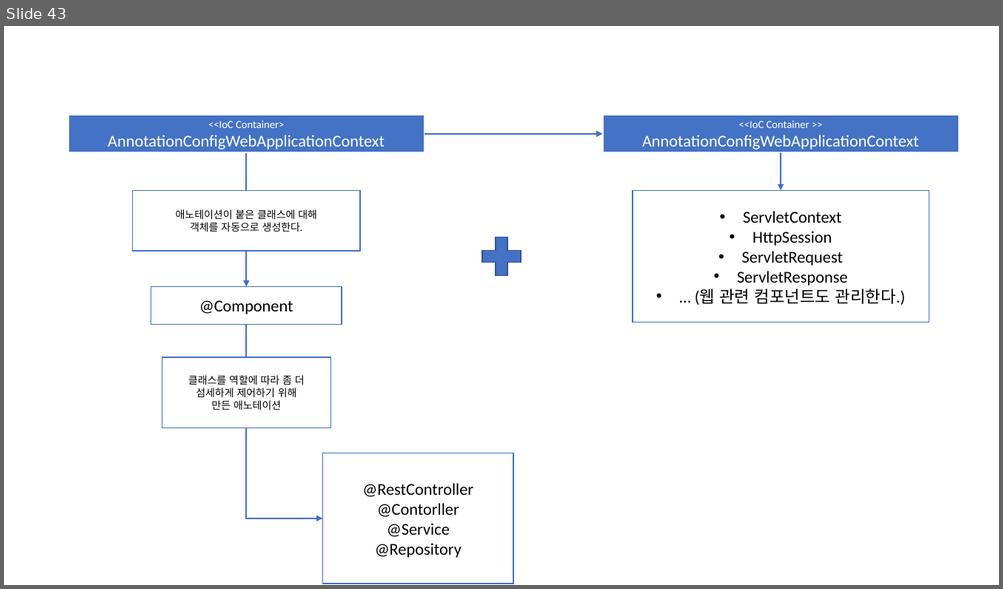
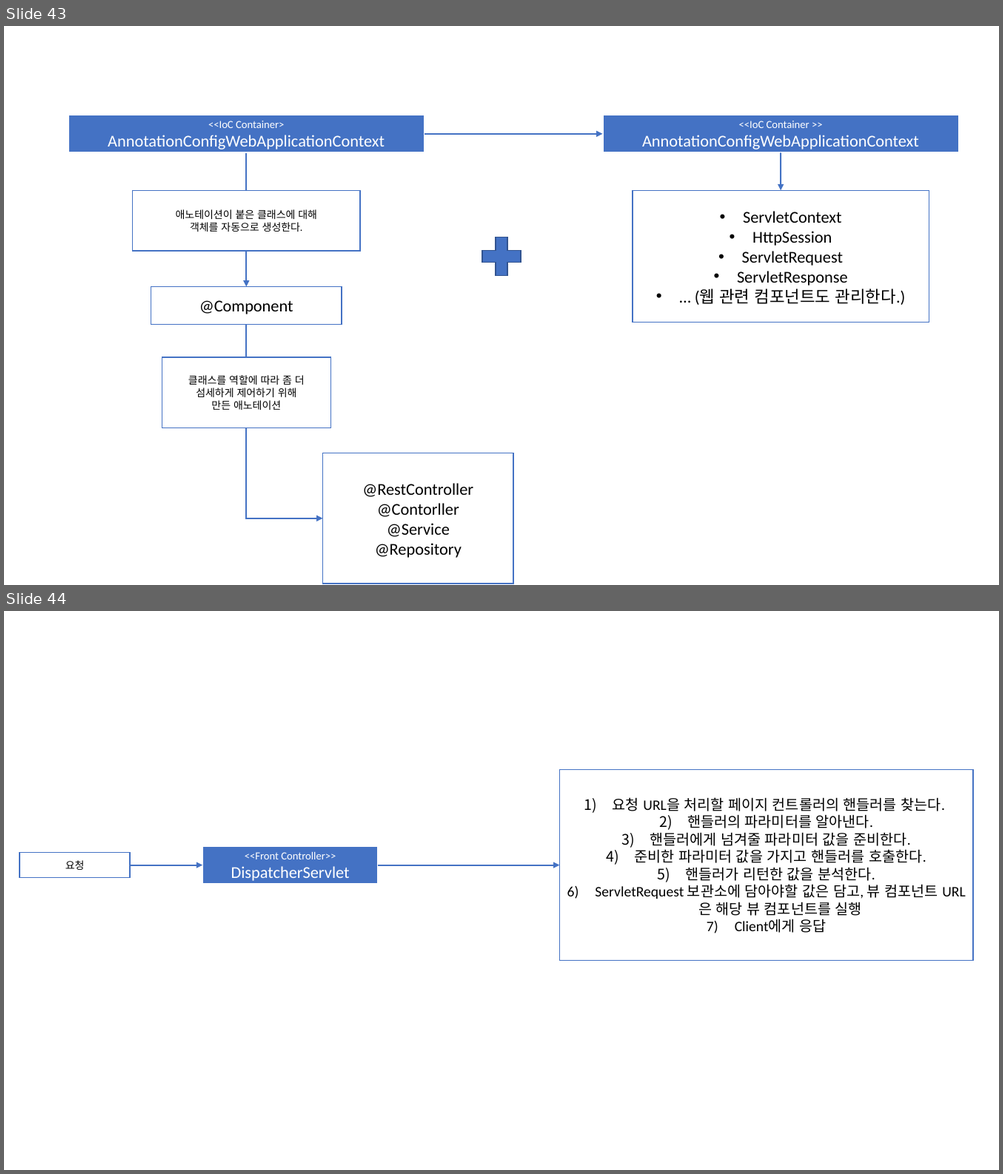
Before and after one commit to Dingadung/2022-study-workspace, a slide deck: study-note/자바/2022-10-11 내용정리.pptx. Shown one above the other, each under a label of ours: slide 43 before the commit, slides 43 and 44 after it. The pictures are 1003x589 and 1003x1174 pixels, drawn with LibreOffice and Linux fonts; fonts in the diff are those of the drawing. Boxes give left, top, right and bottom in pixels: in the first picture for what was removed or moved away, otherwise in the second. Text is boxed around its words. In the diff, an @@ line names an element or a change of style, - is before the commit and + after.

Commit message:
082. Spring WebMVC Framework 사용법 멀티파트 요청 데이터를 도메인 객체로 받기

```diff
--- a/study-note/자바/2022-10-11 내용정리.pptx
+++ b/study-note/자바/2022-10-11 내용정리.pptx
@@ slide 44 added at (x1=4, y1=611, x2=999, y2=1170), background #FFFFFF @@
@@ rectangle added at (x1=559, y1=770, x2=973, y2=961), fill #FFFFFF, outline #4472C4 1 pt, 14 pt, text #000000 @@
+1) 요청 URL을 처리할 페이지 컨트롤러의 핸들러를 찾는다.
+2) 핸들러의 파라미터를 알아낸다.
+3) 핸들러에게 넘겨줄 파라미터 값을 준비한다.
+4) 준비한 파라미터 값을 가지고 핸들러를 호출한다.
+5) 핸들러가 리턴한 값을 분석한다.
+6) ServletRequest 보관소에 담아야할 값은 담고, 뷰 컴포넌트 URL은 해당 뷰 컴포넌트를 실행
+7) Client에게 응답
@@ rectangle added at (x1=20, y1=853, x2=130, y2=878), fill #FFFFFF, outline #4472C4 1 pt, 10 pt, text #000000 @@
+요청
@@ rectangle added at (x1=202, y1=847, x2=378, y2=885), fill #4472C4, outline #FFFFFF 1.5 pt, 10.5 pt, text #FFFFFF @@
+<<Front Controller>>
+DispatcherServlet
@@ arrow added from (130, 866) to (202, 866), #4472C4 1.5 pt @@
@@ arrow added from (378, 866) to (559, 866), #4472C4 1.5 pt @@
```
Also in this commit, not shown: 7 other files.
